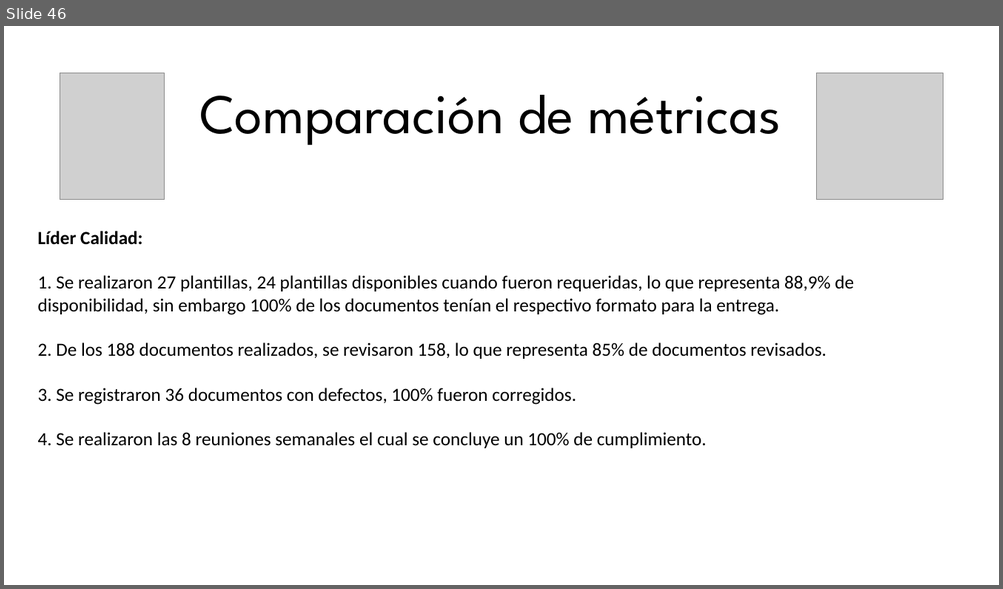
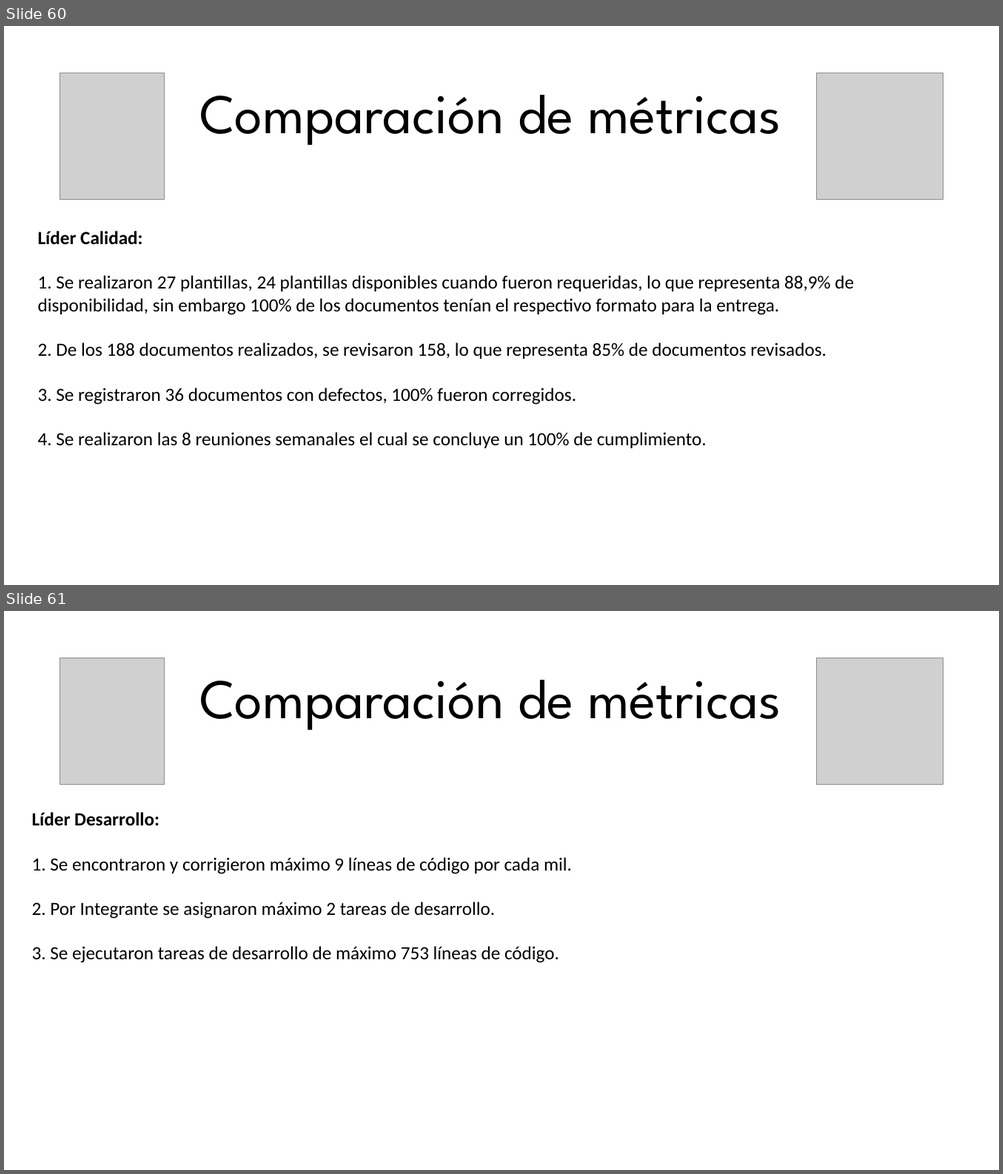
Before and after one commit to SantiagoGaleano/METFOR, a slide deck: PostMortem/presentacion final.pptx. Shown one above the other, each under a label of ours: slide 46 before the commit, slides 60 and 61 after it. The pictures are 1003x589 and 1003x1174 pixels, drawn with LibreOffice and Linux fonts; fonts in the diff are those of the drawing; grey boxes stand for pictures. Boxes give left, top, right and bottom in pixels: in the first picture for what was removed or moved away, otherwise in the second. Text is boxed around its words. In the diff, an @@ line names an element or a change of style, - is before the commit and + after.

Commit message:
Correciones

```diff
--- a/PostMortem/presentacion final.pptx
+++ b/PostMortem/presentacion final.pptx
@@ slide 61 added at [4, 611, 999, 1170], background #FFFFFF @@
@@ picture added at [60, 658, 165, 784] @@
@@ picture added at [817, 658, 942, 784] @@
@@ text added at [199, 680, 781, 730], 54 pt, text #000000 @@
+Comparación de métricas
@@ text added at [32, 812, 572, 963], 18 pt, text #000000 @@
+Líder Desarrollo:
+1. Se encontraron y corrigieron máximo 9 líneas de código por cada mil.
+2. Por Integrante se asignaron máximo 2 tareas de desarrollo.
+3. Se ejecutaron tareas de desarrollo de máximo 753 líneas de código.
@@ what was slide 46 is now slide 60 @@
```
